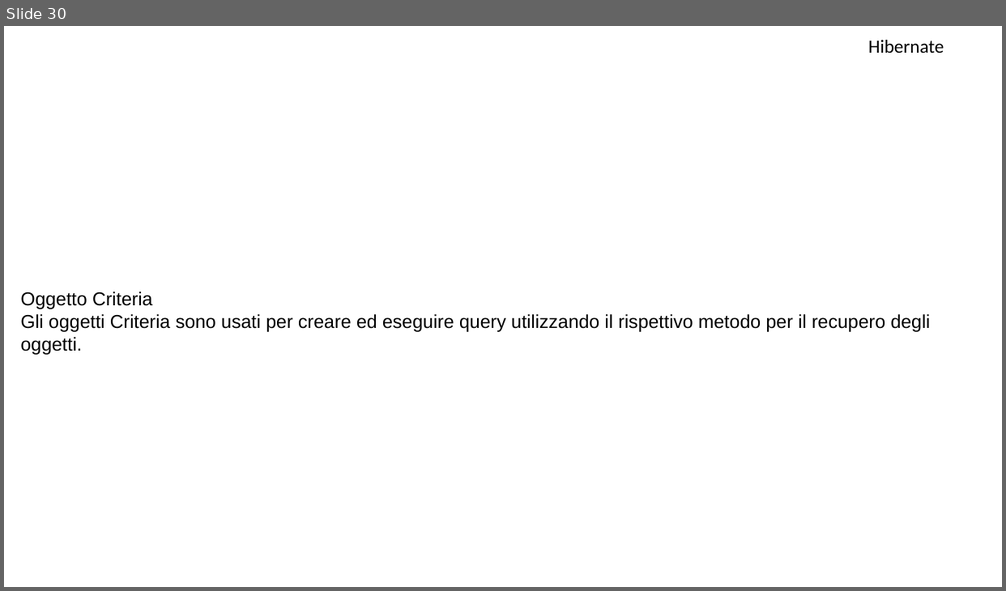
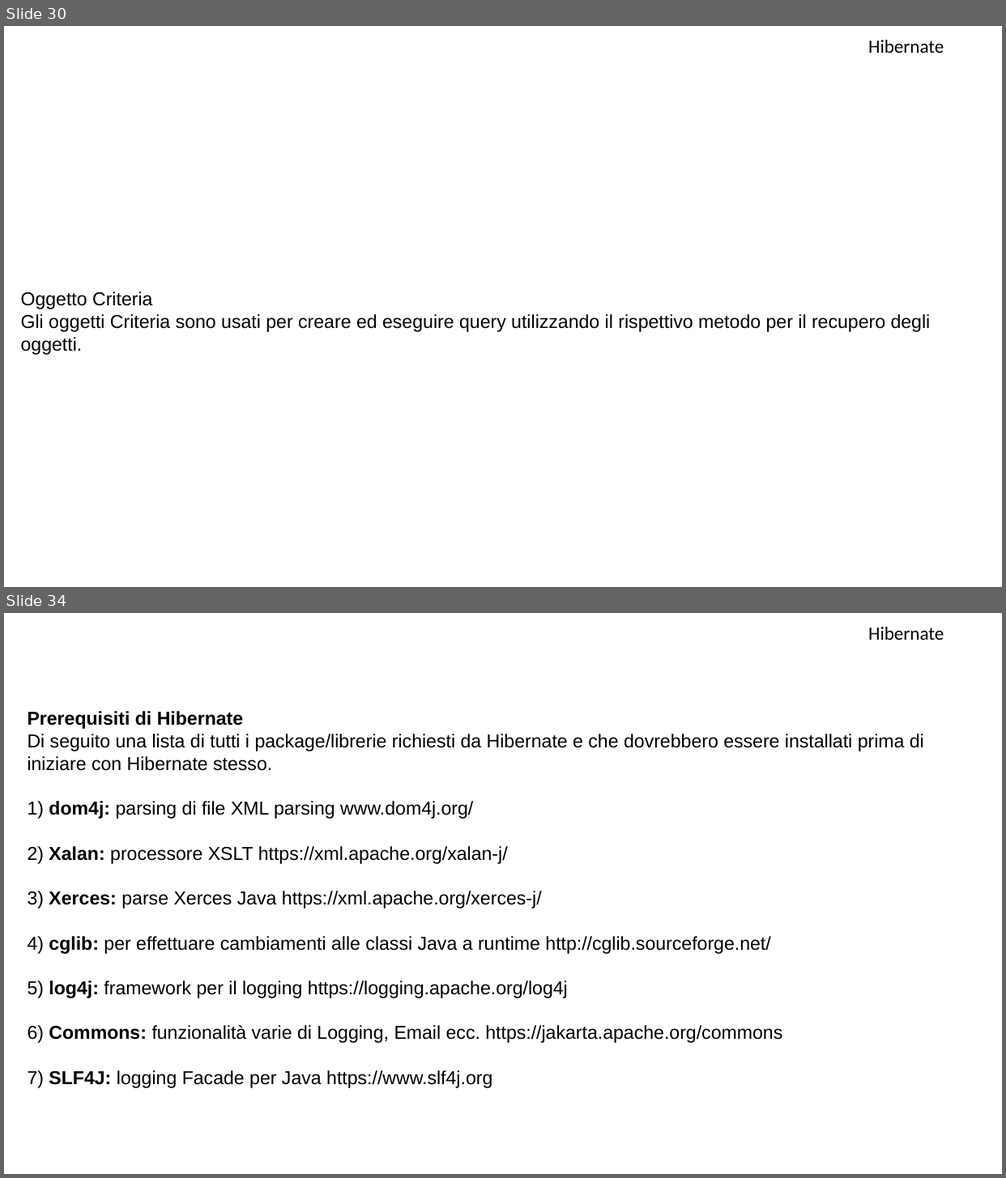
Before and after one commit to MarioMoro/Corso-Java-2019, a slide deck: Hibernate.pptx. Shown one above the other, each under a label of ours: slide 30 before the commit, slides 30 and 34 after it; the slides between them are not shown. The pictures are 1006x591 and 1006x1178 pixels, drawn with LibreOffice and Linux fonts; fonts in the diff are those of the drawing; background and template pictures are left out. Boxes give left, top, right and bottom in pixels: in the first picture for what was removed or moved away, otherwise in the second. Text is boxed around its words. In the diff, an @@ line names an element or a change of style, - is before the commit and + after.

```diff
--- a/Hibernate.pptx
+++ b/Hibernate.pptx
@@ slide 34 added at (x1=4, y1=613, x2=1002, y2=1174), background picture (left out) @@
@@ text added at (x1=868, y1=627, x2=944, y2=640), 18 pt, text #000000 @@
+Hibernate
@@ text added at (x1=27, y1=711, x2=924, y2=1088), 18 pt, text #000000 @@
+Prerequisiti di Hibernate
+Di seguito una lista di tutti i package/librerie richiesti da Hibernate e che dovrebbero essere installati prima di iniziare con Hibernate stesso.
+1) dom4j: parsing di file XML parsing www.dom4j.org/
+2) Xalan: processore XSLT https://xml.apache.org/xalan-j/
+3) Xerces: parse Xerces Java https://xml.apache.org/xerces-j/
+4) cglib: per effettuare cambiamenti alle classi Java a runtime http://cglib.sourceforge.net/
+5) log4j: framework per il logging https://logging.apache.org/log4j
+6) Commons: funzionalità varie di Logging, Email ecc. https://jakarta.apache.org/commons
+7) SLF4J: logging Facade per Java https://www.slf4j.org
```
Also in this commit, not shown: 2 slides changed, 26 other slides added, 5 other files.
